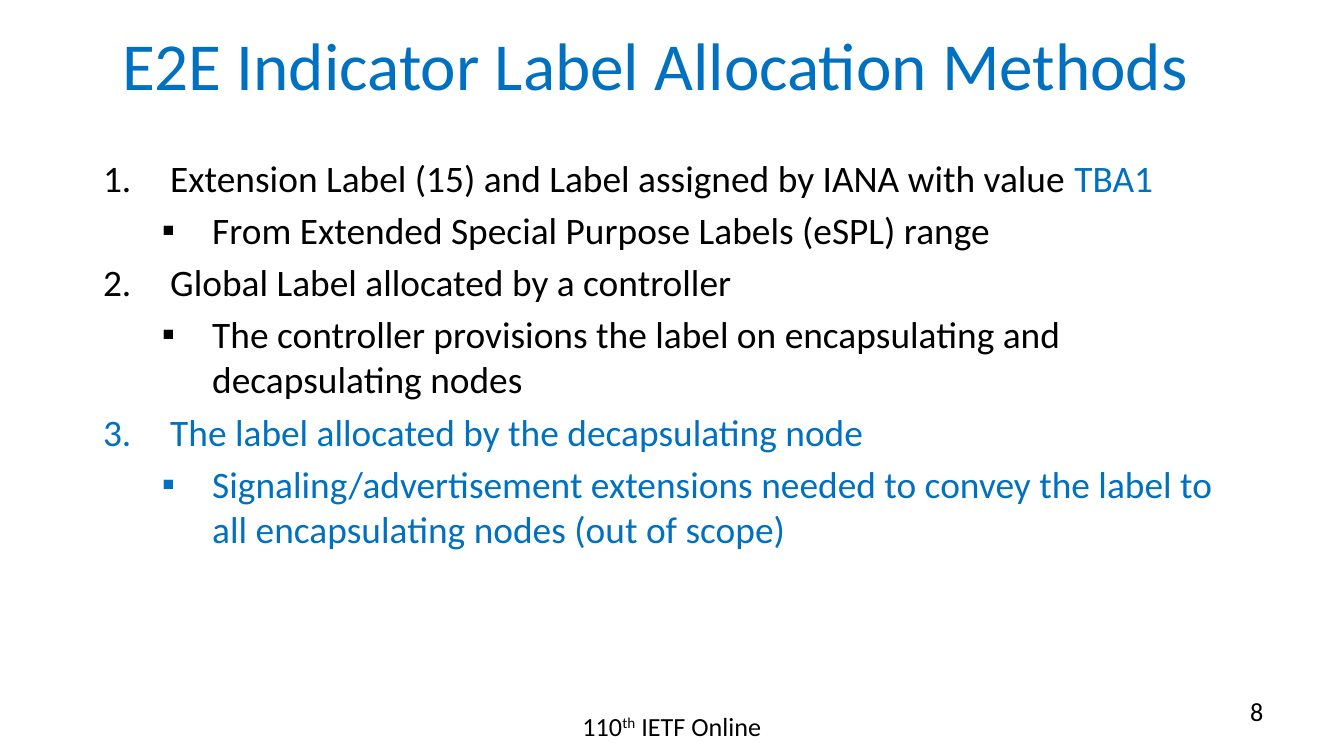
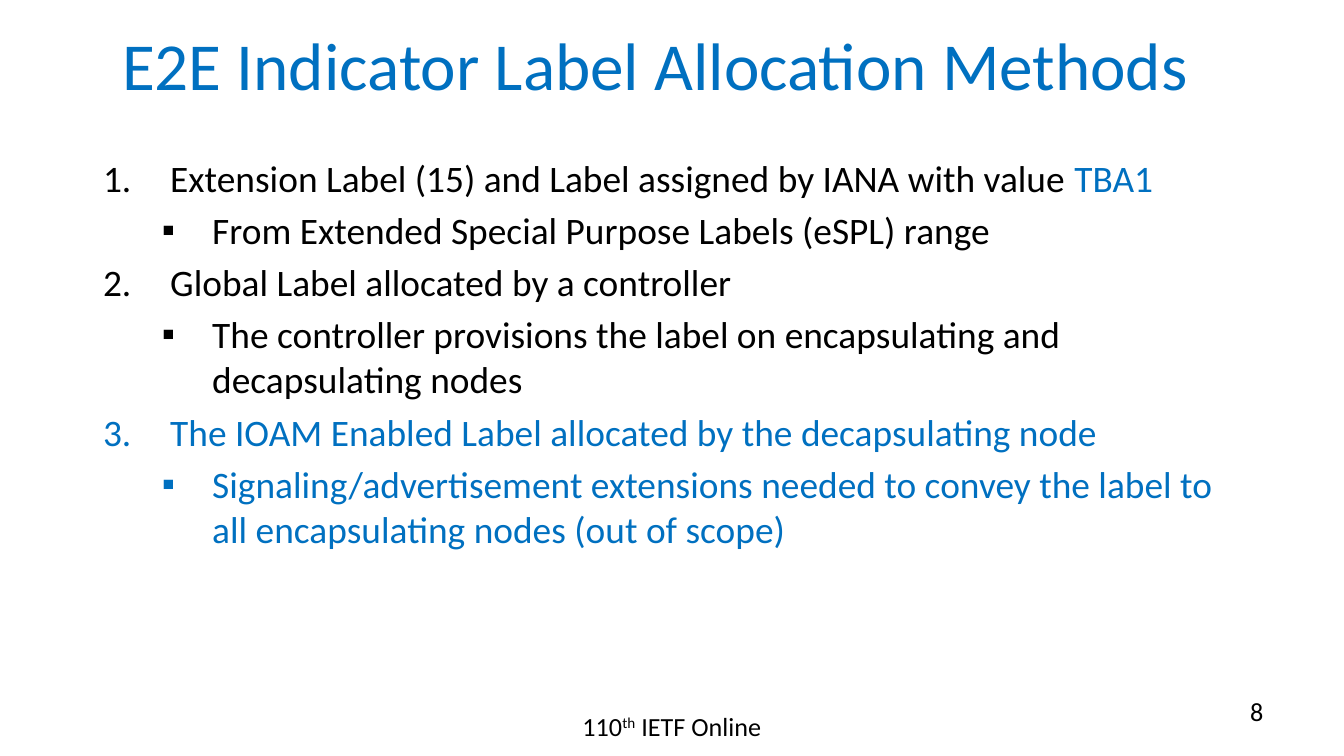
Before and after one commit to rakgandhi/ietf-slides, a slide deck: slide 8 of draft-gandhi-mpls-ioam-sr-05.pptx. Drawn at 1344x756 pixels with LibreOffice and Linux fonts; fonts in the diff are those of the drawing. Boxes give left, top, right and bottom in pixels: in the first picture for what was removed or moved away, otherwise in the second. Text is boxed around its words. In the diff, an @@ line names an element or a change of style, - is before the commit and + after.

```diff
--- a/draft-gandhi-mpls-ioam-sr-05.pptx
+++ b/draft-gandhi-mpls-ioam-sr-05.pptx
@@ text at (170, 420, 1097, 453): text changed @@
-3. The label allocated by the decapsulating node
+3. The IOAM Enabled Label allocated by the decapsulating node
```
Also in this commit, not shown: 4 other slides changed, 2 slides added, 1 other file.
